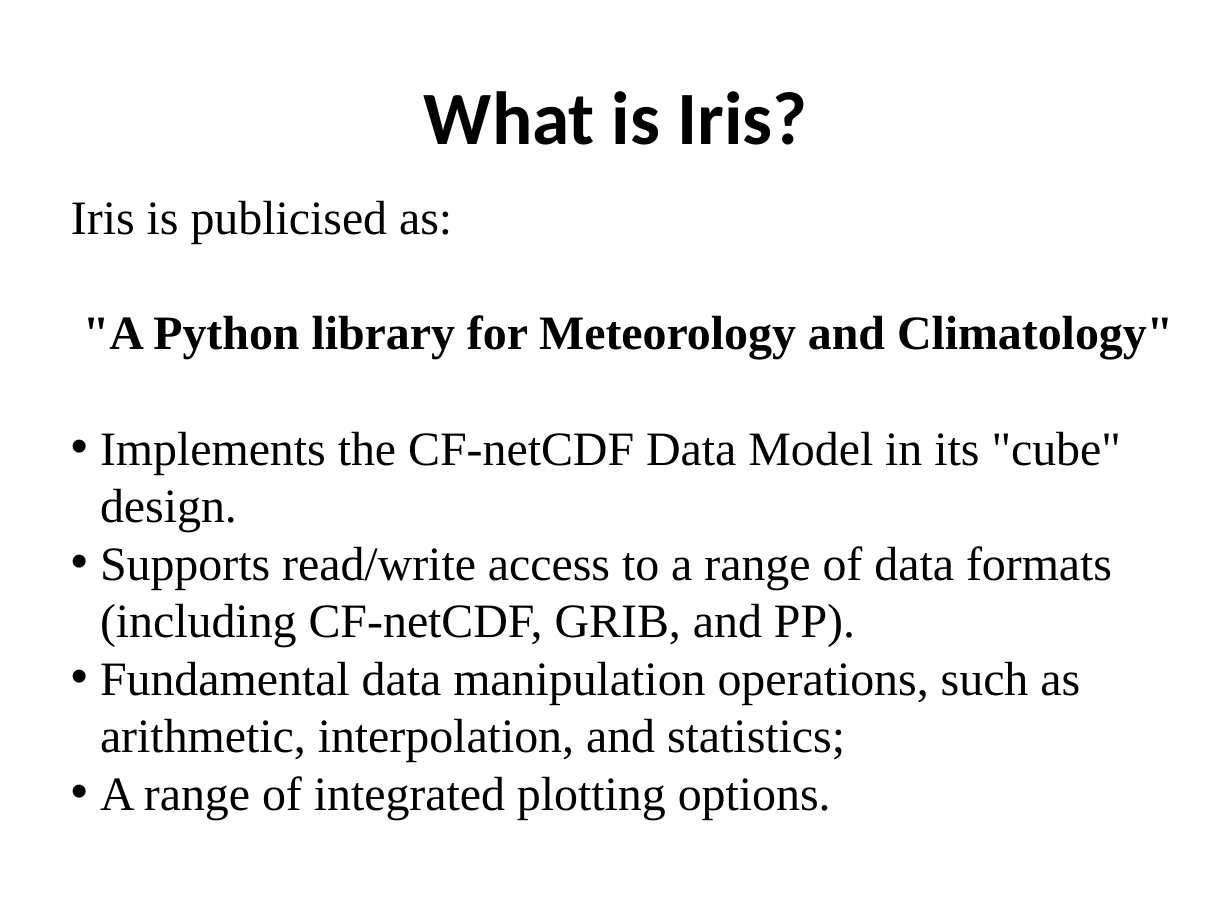
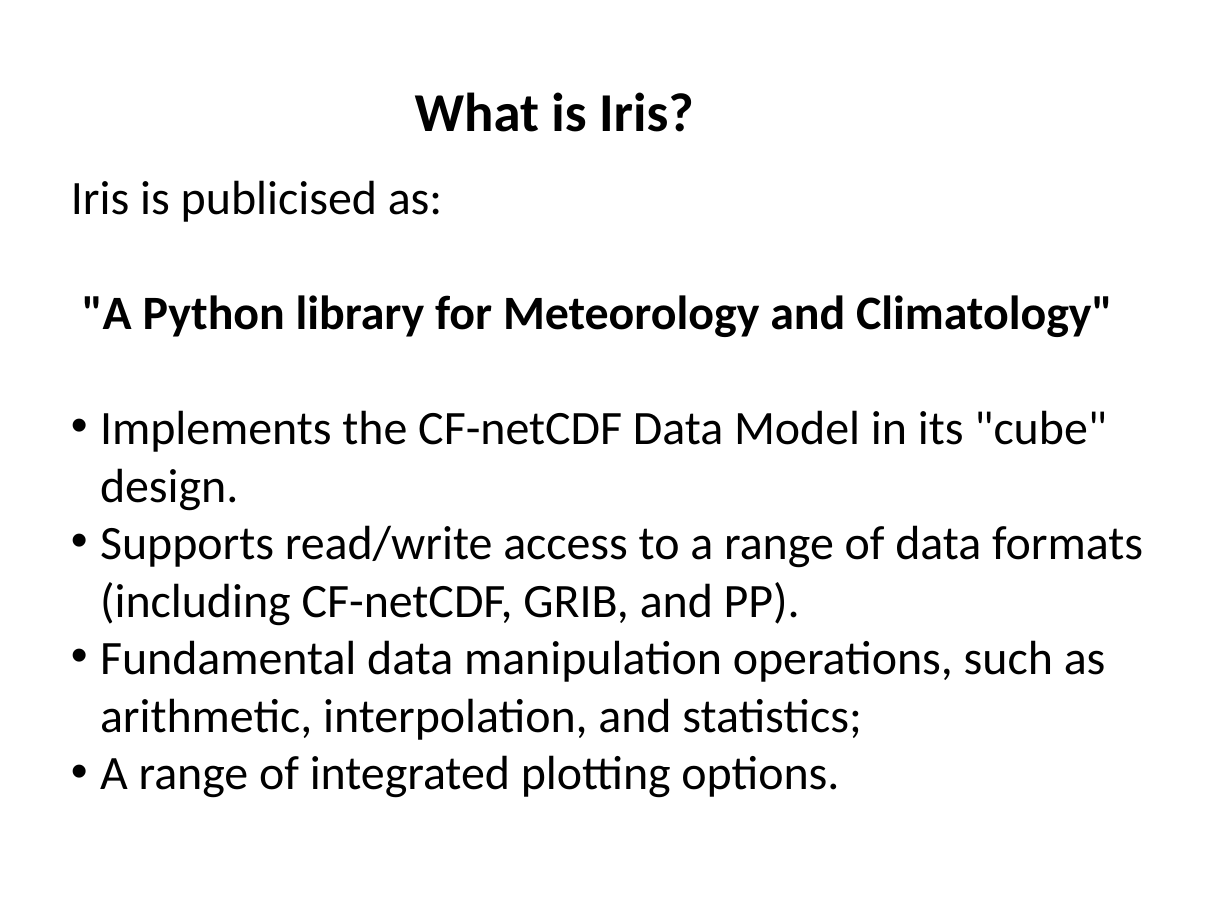
Before and after one commit to ncasuk/ncas-isc, a slide deck: slide 6 of python/presentations/data_tools/01_iris.ppt. Drawn at 1232x924 pixels with LibreOffice and Linux fonts; fonts in the diff are those of the drawing; background and template pictures are left out. Boxes give left, top, right and bottom in pixels: in the first picture for what was removed or moved away, otherwise in the second. Text is boxed around its words. In the diff, an @@ line names an element or a change of style, - is before the commit and + after.

Commit message:
Finished data_tools presentations

```diff
--- a/python/presentations/data_tools/01_iris.ppt
+++ b/python/presentations/data_tools/01_iris.ppt
@@ title "What is Iris?": place and size @@
-title "What is Iris?" at (424,91,807,145)
+title "What is Iris?" at (415,92,694,132)
@@ title "What is Iris?" at (415,92,694,132): size 44 to 32 pt; line spacing 1 to 0.9 @@
@@ text "Iris is publicised as:": place and size @@
-text "Iris is publicised as:" at (71,200,1173,819)
+text "Iris is publicised as:" at (71,180,1143,798)
@@ text "Iris is publicised as:" at (71,180,1143,798): font Times New Roman to Calibri @@
```
Also in this commit, not shown: 15 other slides changed, 1 slide added, 1 slide removed, 1 other file.
